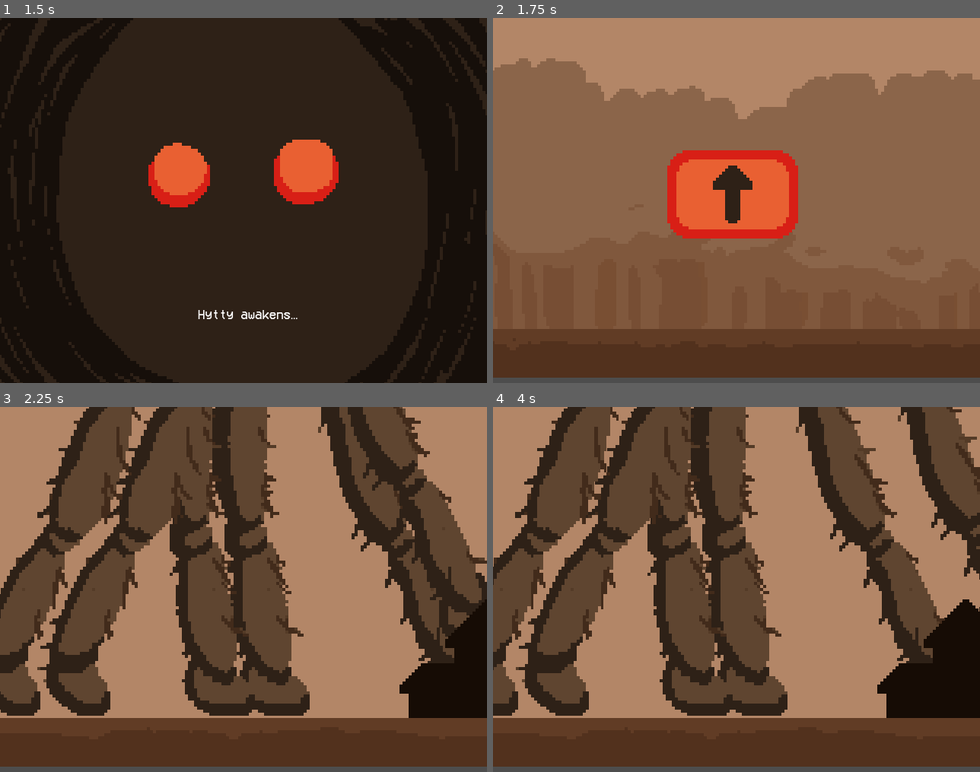
Above: before the commit, frames 1-4 (two rows, left to right).
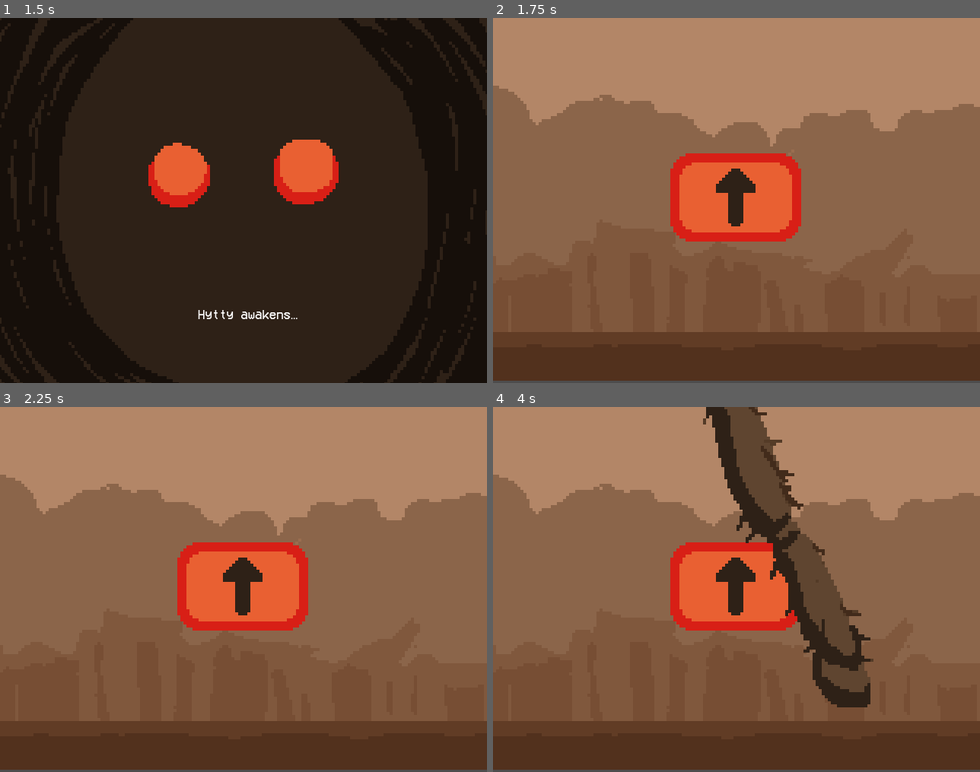
Above: after the commit, the same moments.

Repository: Minjutin/First-Godot-Project--Hytty
Game: Godot game, scene res://Scenes/IntroScene.tscn
The game is run twice, just before and just after one commit, with the same random seed, the same clock (stepped at 60 frames per second) and the same inputs.
Inputs:
- Up to frame 1 (1.5 s): tap Enter at 0.5 s; hold Up (ui_up) 0.53-1.28 s; tap Space (ui_select) at 0.6, 0.77, 1.07, 1.35 s; hold Down (ui_down) from 1.28 s (still down)
- Up to frame 2 (1.75 s): keep holding Down (ui_down); tap Space (ui_select) at 1.52 s
- Up to frame 3 (2.25 s): tap Space (ui_select) at 1.82, 2, 2.1 s; release Down (ui_down) at 2.03 s; hold Up (ui_up) from 2.03 s (still down)
- Up to frame 4 (4 s): tap Space (ui_select) at 2.85, 3.02, 3.32, 3.6, 3.77 s; release Up (ui_up) at 3.53 s; hold Down (ui_down) from 3.53 s (still down)

Frame 1 is identical in both runs. In frame 2, 11% of the frame differs, in the area x 0-100%, y 11-100%; in frame 3, 73%; in frame 4, 76%, in the area x 0-100%, y 0-100%.

Commit message:
Game itself is finished without bg music

Diff:
--- a/Scenes/FootMover.gd
+++ b/Scenes/FootMover.gd
@@ -4,6 +4,7 @@
 
 var i: int = 0
 
+var movement_on: bool = true
 
 
 # Called when the node enters the scene tree for the first time.
@@ -16,14 +17,18 @@
 func _process(delta):
 
 	#Player releases down button
-	if Input.is_action_just_released("ui_down"):
+	if Input.is_action_just_released("ui_down") && movement_on:
 		#Drop
 		child_array[i].transport_in_drop()
 		#Move to the next foot
 		i=(i+1)%child_array.size()
 
 	#Player presses up button
-	if Input.is_action_pressed("ui_up") && !Input.is_action_pressed("ui_down"):
+	if Input.is_action_pressed("ui_up") && !Input.is_action_pressed("ui_down") && movement_on:
+
+		#edit start sign if y is big enoguh
+		if child_array[i].position.y < 10 :
+			get_node("/root/HyttyGame/Sign").change_frame(1)
 
 		if child_array[i].max_x <= child_array[i].position.x && child_array[i].position.y == child_array[i].origin_y:
 			i=(i+1)%child_array.size()
@@ -36,10 +41,12 @@
 			for foot in child_array:
 				avg_x = avg_x+foot.position.x
 
-			get_node("/root/HyttyGame/Camera2D").position.x = avg_x/child_array.size()
+			if avg_x/child_array.size() > get_node("/root/HyttyGame/Camera2D").position.x :
+				get_node("/root/HyttyGame/Camera2D").position.x = avg_x/child_array.size()
 
 	#Player presses down button
-	if Input.is_action_pressed("ui_down"):
+	if Input.is_action_pressed("ui_down") && movement_on:
+		get_node("/root/HyttyGame/Sign").change_frame(0)
 		child_array[i].drop(delta)
 
 #Check if every feet is places
@@ -50,4 +57,5 @@
 			is_finished = false
 
 	if is_finished:
+		movement_on = false
 		get_node("/root/HyttyGame").start_endgame()
--- a/Scenes/HyttyGame.tscn
+++ b/Scenes/HyttyGame.tscn
@@ -14,6 +14,8 @@
 [ext_resource type="Texture2D" uid="uid://deryykyl6xxny" path="res://Art/Trunk2.png" id="11_qhirc"]
 [ext_resource type="AudioStream" uid="uid://cxhigg415p3ol" path="res://SoundEffects/689289__cakon__se-drink.mp3" id="12_ji00f"]
 [ext_resource type="Texture2D" uid="uid://c5u0v8j3rt6xf" path="res://Art/VillageOuter.png" id="13_cbq4t"]
+[ext_resource type="Texture2D" uid="uid://cfl5ipeifww0f" path="res://Art/Icons/Down.png" id="14_qhk3d"]
+[ext_resource type="Script" path="res://Scenes/Sign.gd" id="15_4xmjq"]
 [ext_resource type="Texture2D" uid="uid://di32bwhjoqjya" path="res://Art/endscreen.png" id="15_8m7xs"]
 [ext_resource type="FontFile" uid="uid://bt4li6iexbybh" path="res://Fonts/VCR_OSD_MONO_1.001.ttf" id="16_yb25l"]
 
@@ -31,6 +33,20 @@
 "speed": 2.0
 }]
 
+[sub_resource type="SpriteFrames" id="SpriteFrames_gvsn8"]
+animations = [{
+"frames": [{
+"duration": 1.0,
+"texture": ExtResource("6_575d2")
+}, {
+"duration": 1.0,
+"texture": ExtResource("14_qhk3d")
+}],
+"loop": true,
+"name": &"default",
+"speed": 5.0
+}]
+
 [node name="HyttyGame" type="Node2D"]
 script = ExtResource("1_x3a0t")
 
@@ -40,7 +56,7 @@
 texture = ExtResource("1_wxw2h")
 
 [node name="Camera2D" type="Camera2D" parent="."]
-position = Vector2(320, 246)
+position = Vector2(3098, 242)
 scale = Vector2(4, 4)
 script = ExtResource("2_drkjh")
 
@@ -50,42 +66,43 @@
 [node name="Feet" type="Node" parent="Hytty"]
 
 [node name="FrontFeet" type="Sprite2D" parent="Hytty/Feet"]
-position = Vector2(5567, 195)
+z_index = 4
+position = Vector2(2661, 199)
 scale = Vector2(4, 4)
 texture = ExtResource("2_364fs")
 script = ExtResource("3_6oaaw")
 max_x = 5700
 
 [node name="FrontFeet2" type="Sprite2D" parent="Hytty/Feet"]
-position = Vector2(5502, 195)
+position = Vector2(2566, 199)
 scale = Vector2(4, 4)
 texture = ExtResource("2_364fs")
 script = ExtResource("3_6oaaw")
 max_x = 5700
 
 [node name="MidFeet" type="Sprite2D" parent="Hytty/Feet"]
-position = Vector2(5384, 195)
+position = Vector2(2448, 199)
 scale = Vector2(4, 4)
 texture = ExtResource("3_5cryc")
 script = ExtResource("3_6oaaw")
 max_x = 5500
 
 [node name="MidFeet2" type="Sprite2D" parent="Hytty/Feet"]
-position = Vector2(5312, 195)
+position = Vector2(2376, 199)
 scale = Vector2(4, 4)
 texture = ExtResource("3_5cryc")
 script = ExtResource("3_6oaaw")
 max_x = 5500
 
 [node name="BackFeet" type="Sprite2D" parent="Hytty/Feet"]
-position = Vector2(5194, 195)
+position = Vector2(2258, 199)
 scale = Vector2(4, 4)
 texture = ExtResource("4_o87ve")
 script = ExtResource("3_6oaaw")
 max_x = 5300
 
 [node name="BackFeet2" type="Sprite2D" parent="Hytty/Feet"]
-position = Vector2(5102, 195)
+position = Vector2(2166, 199)
 scale = Vector2(4, 4)
 texture = ExtResource("4_o87ve")
 script = ExtResource("3_6oaaw")
@@ -105,16 +122,17 @@
 stream = ExtResource("12_ji00f")
 pitch_scale = 1.2
 
-[node name="Up" type="Sprite2D" parent="."]
-position = Vector2(315, 241)
-scale = Vector2(4, 4)
-texture = ExtResource("6_575d2")
-
 [node name="VillageOuter" type="Sprite2D" parent="."]
 z_index = 4
 position = Vector2(5880, 316)
 scale = Vector2(4, 4)
 texture = ExtResource("13_cbq4t")
+
+[node name="Sign" type="AnimatedSprite2D" parent="."]
+position = Vector2(3097, 241)
+scale = Vector2(4, 4)
+sprite_frames = SubResource("SpriteFrames_gvsn8")
+script = ExtResource("15_4xmjq")
 
 [node name="EndScreen" type="Node" parent="."]
 
--- /dev/null
+++ b/Scenes/Sign.gd
@@ -0,0 +1,5 @@
+extends AnimatedSprite2D
+
+
+func change_frame(boi):
+	self.frame = boi
--- a/Scripts/Foot.gd
+++ b/Scripts/Foot.gd
@@ -8,6 +8,8 @@
 var step_sound
 
 var has_been_transported: bool = false
+
+var rng = RandomNumberGenerator.new()
 
 func _ready():
 	origin_y = position.y
@@ -45,6 +47,7 @@
 		get_node("/root/HyttyGame/Camera2D").shake_effect()
 
 		step_sound.position = self.position
+		step_sound.pitch_scale = 1+rng.randf_range(-0.2, 0.2)
 		step_sound.play()
 
 
Not shown: 1 places in Scenes/HyttyGame.tscn that only renumber resources
